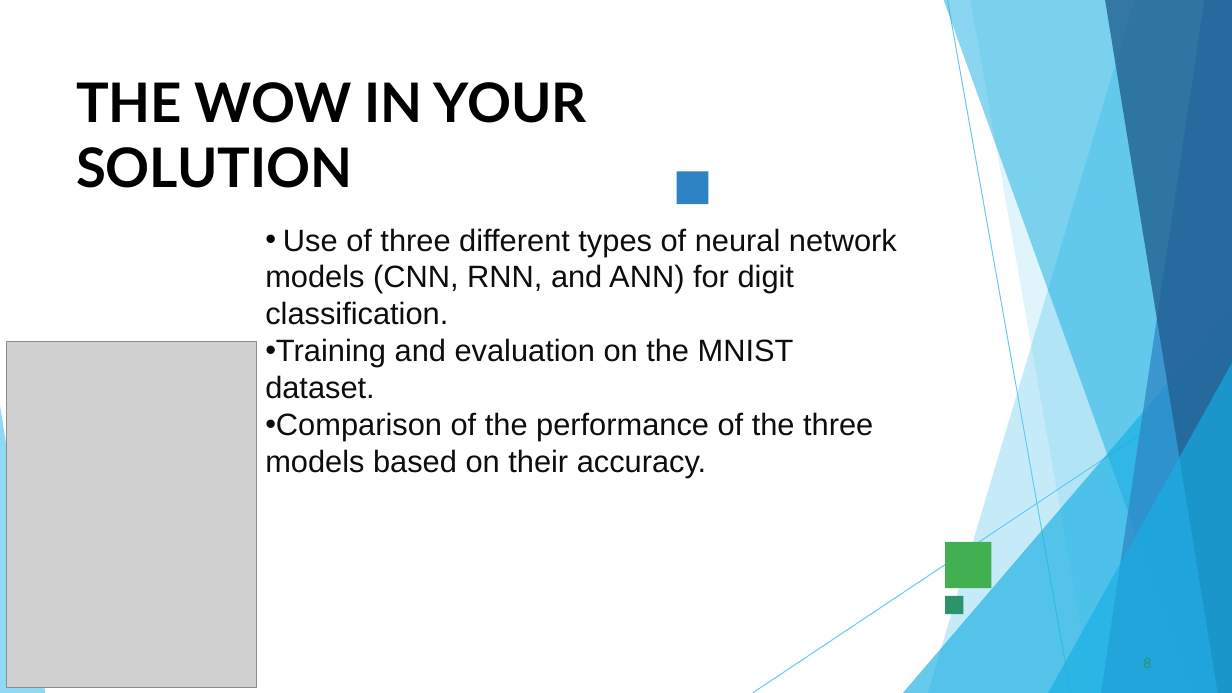
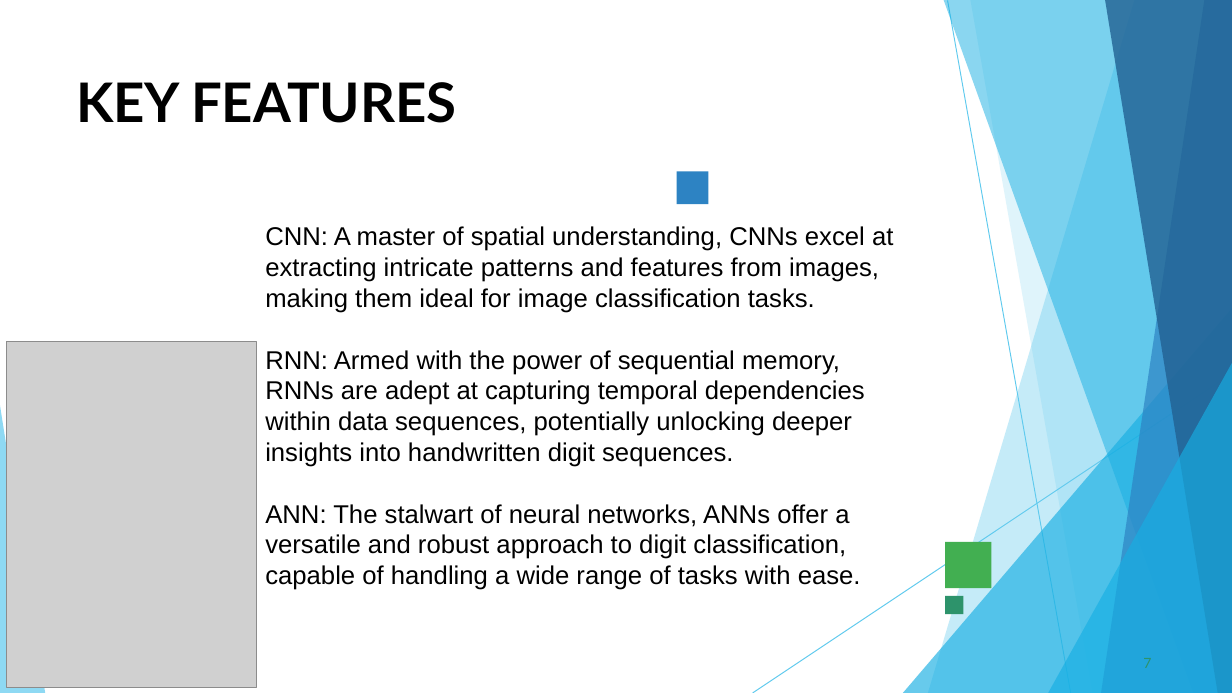
Before and after one commit to samraj46/NaanMudhalvan, a slide deck: slide 7 of samraj PPt.pptx (slide 8 before the commit). Drawn at 1232x693 pixels with LibreOffice and Linux fonts; fonts in the diff are those of the drawing; grey boxes stand for pictures. Boxes give left, top, right and bottom in pixels: in the first picture for what was removed or moved away, otherwise in the second. Text is boxed around its words. In the diff, an @@ line names an element or a change of style, - is before the commit and + after.

```diff
--- a/samraj PPt.pptx
+++ b/samraj PPt.pptx
@@ title at bbox=[76, 82, 457, 123]: text changed @@
-THE WOW IN YOUR SOLUTION
+KEY FEATURES
@@ text at bbox=[265, 226, 893, 590]: text changed; size 24 to 20 pt; text colour #0D0D0D to #000000 @@
-• Use of three different types of neural network models (CNN, RNN, and ANN) for digit classification.
-• Training and evaluation on the MNIST dataset.
-• Comparison of the performance of the three models based on their accuracy.
+CNN: A master of spatial understanding, CNNs excel at extracting intricate patterns and features from images, making them ideal for image classification tasks.
+RNN: Armed with the power of sequential memory, RNNs are adept at capturing temporal dependencies within data sequences, potentially unlocking deeper insights into handwritten digit sequences.
+ANN: The stalwart of neural networks, ANNs offer a versatile and robust approach to digit classification, capable of handling a wide range of tasks with ease.
@@ page number at bbox=[1143, 658, 1151, 668]: text changed @@
-8
+7
```
Also in this commit, not shown: 6 other slides changed, 2 slides removed.
